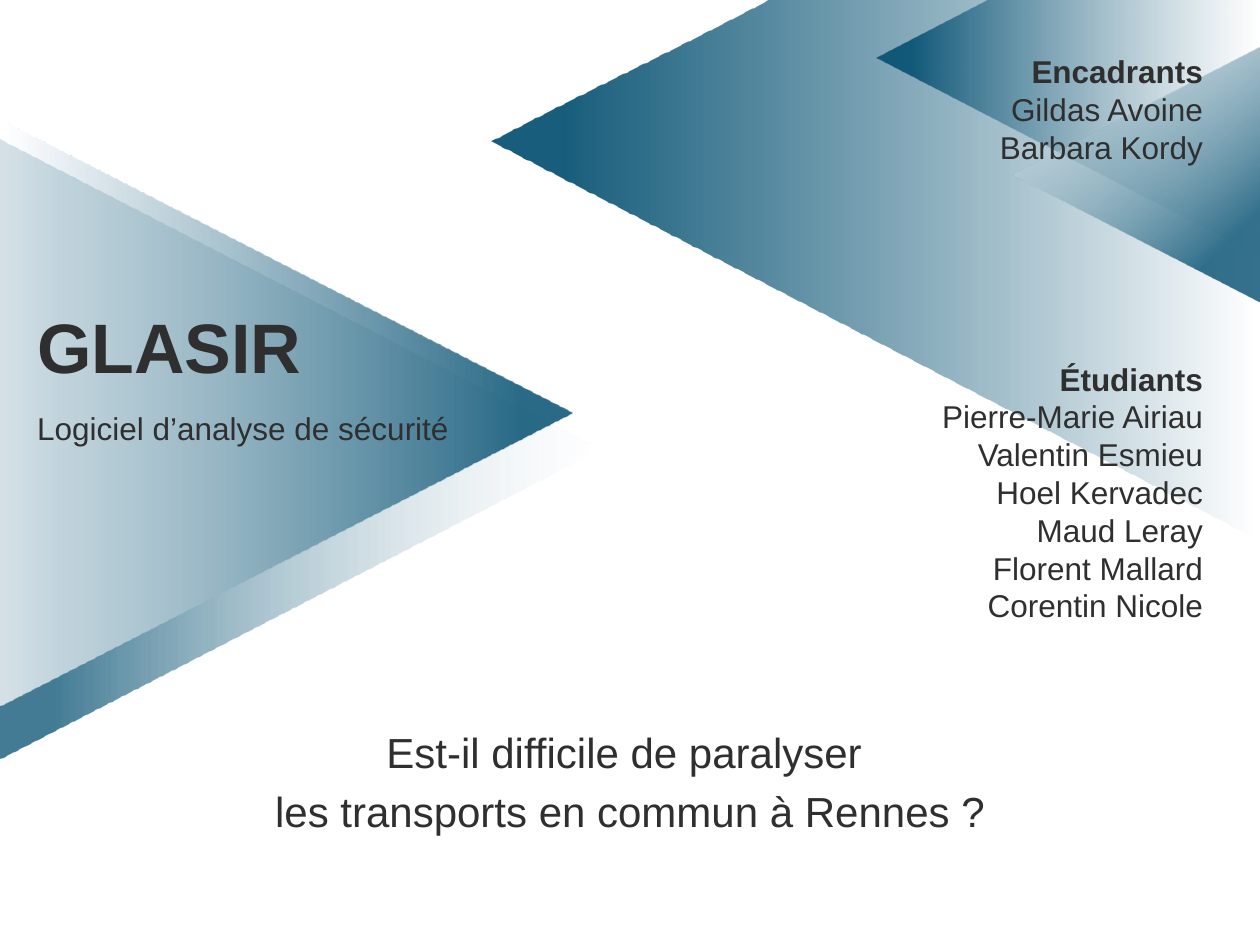
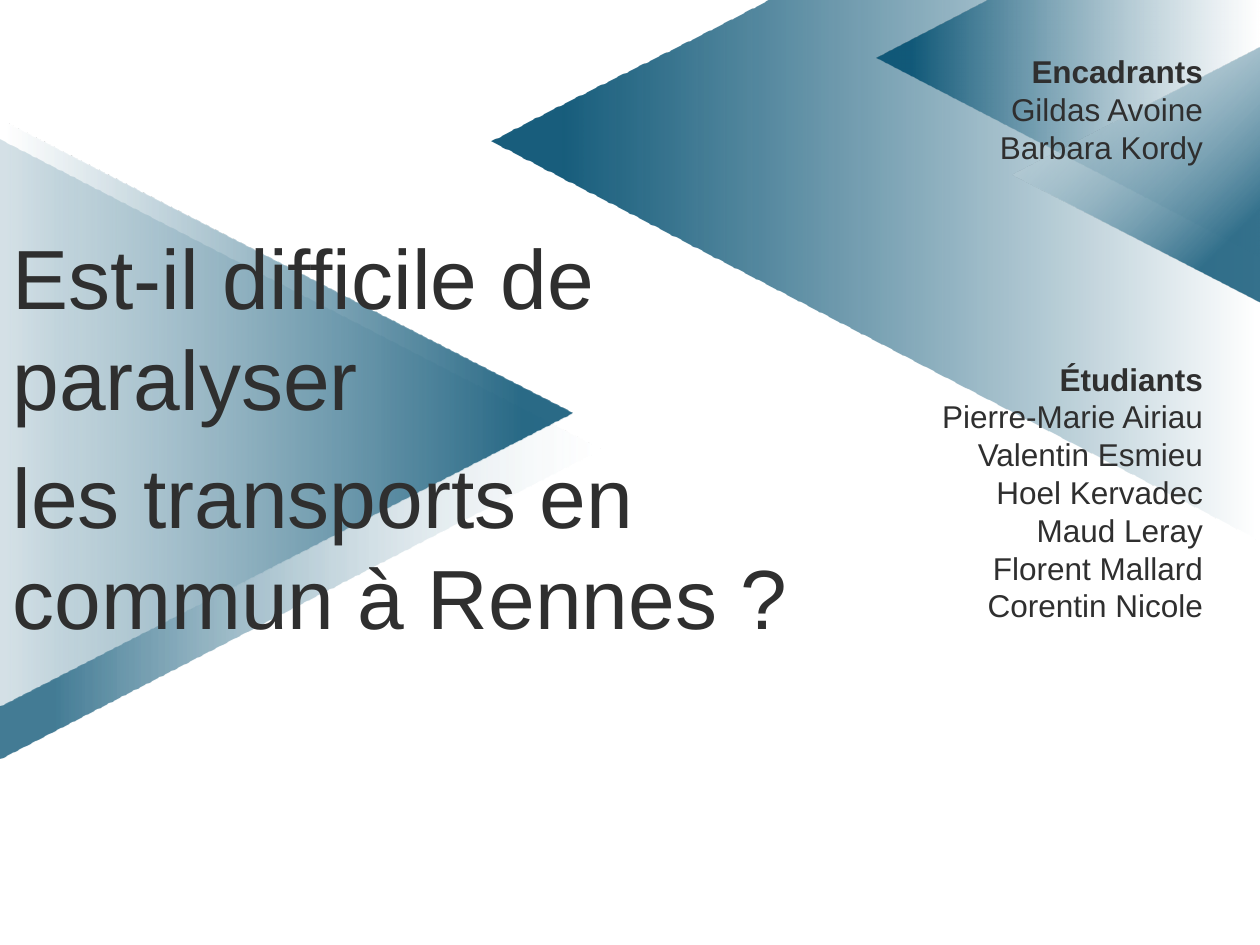
Before and after one commit to HKervadec/korrigolo, a slide deck: slide 1 of soutenances/projet_decembre/soutenance_projet_decembre.pptx. Drawn at 1260x945 pixels with LibreOffice and Linux fonts; fonts in the diff are those of the drawing; background and template pictures are left out. Boxes give left, top, right and bottom in pixels: in the first picture for what was removed or moved away, otherwise in the second. Text is boxed around its words. In the diff, an @@ line names an element or a change of style, - is before the commit and + after.

```diff
--- a/soutenances/projet_decembre/soutenance_projet_decembre.pptx
+++ b/soutenances/projet_decembre/soutenance_projet_decembre.pptx
@@ subtitle "Est-il difficile de paralyser": place and size @@
-subtitle "Est-il difficile de paralyser" at [275,737,950,836]
+subtitle "Est-il difficile de paralyser" at [13,243,717,644]
@@ subtitle "Est-il difficile de paralyser" at [13,243,717,644]: size 24 to 48 pt; alignment centre to left; more space between paragraphs @@
@@ title removed at [37,317,301,386] @@
-GLASIR
@@ text removed at [37,417,448,446] @@
-Logiciel d’analyse de sécurité
```
Also in this commit, not shown: 2 other slides changed, 2 slides added, 7 slides removed.
